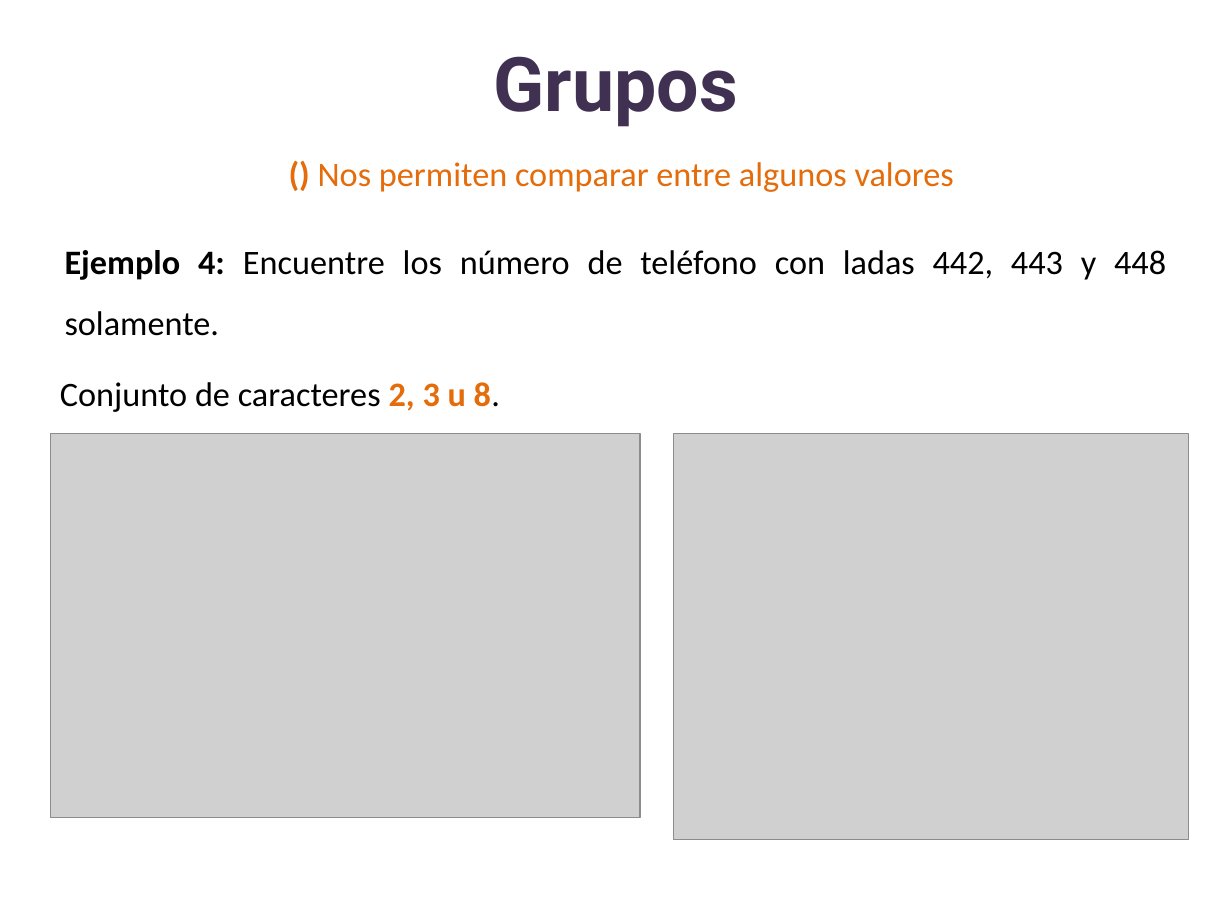
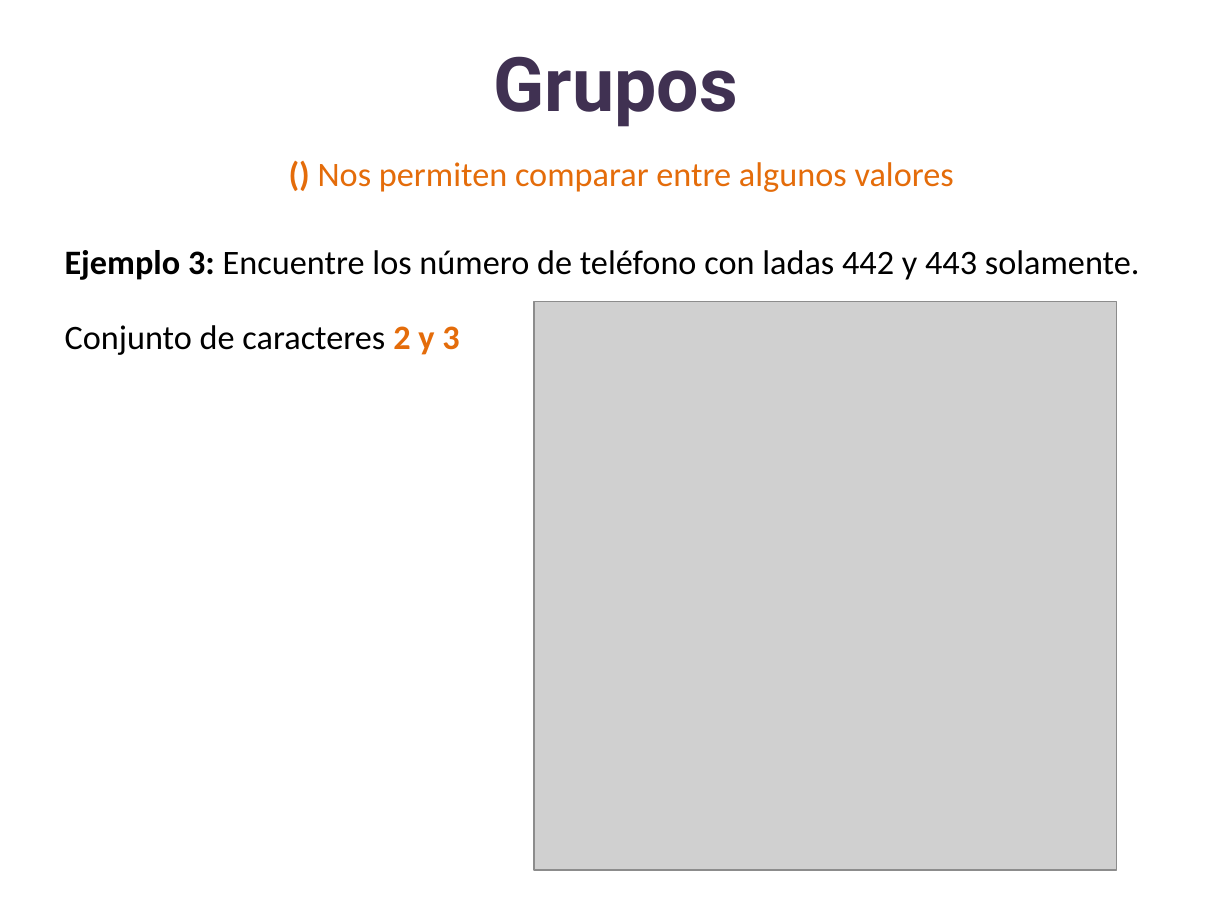
Before and after one commit to lizetheP/Analitica, a slide deck: slide 46 of CalendarioAgo25/presentaciones/18_Expresiones_regulares.pptx (slide 49 before the commit). Drawn at 1232x924 pixels with LibreOffice and Linux fonts; fonts in the diff are those of the drawing; grey boxes stand for pictures. Boxes give left, top, right and bottom in pixels: in the first picture for what was removed or moved away, otherwise in the second. Text is boxed around its words. In the diff, an @@ line names an element or a change of style, - is before the commit and + after.

```diff
--- a/CalendarioAgo25/presentaciones/18_Expresiones_regulares.pptx
+++ b/CalendarioAgo25/presentaciones/18_Expresiones_regulares.pptx
@@ text at <box>65,250,1140,280</box>: text changed @@
-Ejemplo 4: Encuentre los número de teléfono con ladas 442, 443 y 448 solamente.
+Ejemplo 3: Encuentre los número de teléfono con ladas 442 y 443 solamente.
@@ text at <box>65,325,459,355</box>: text changed @@
-Conjunto de caracteres 2, 3 u 8.
+Conjunto de caracteres 2 y 3
@@ picture: place and size @@
-picture at <box>673,434,1188,840</box>
+picture at <box>535,301,1116,870</box>
@@ picture removed at <box>51,434,639,818</box> @@
```
Also in this commit, not shown: 5 other slides changed, 1 slide added, 3 slides removed, 3 other files.
